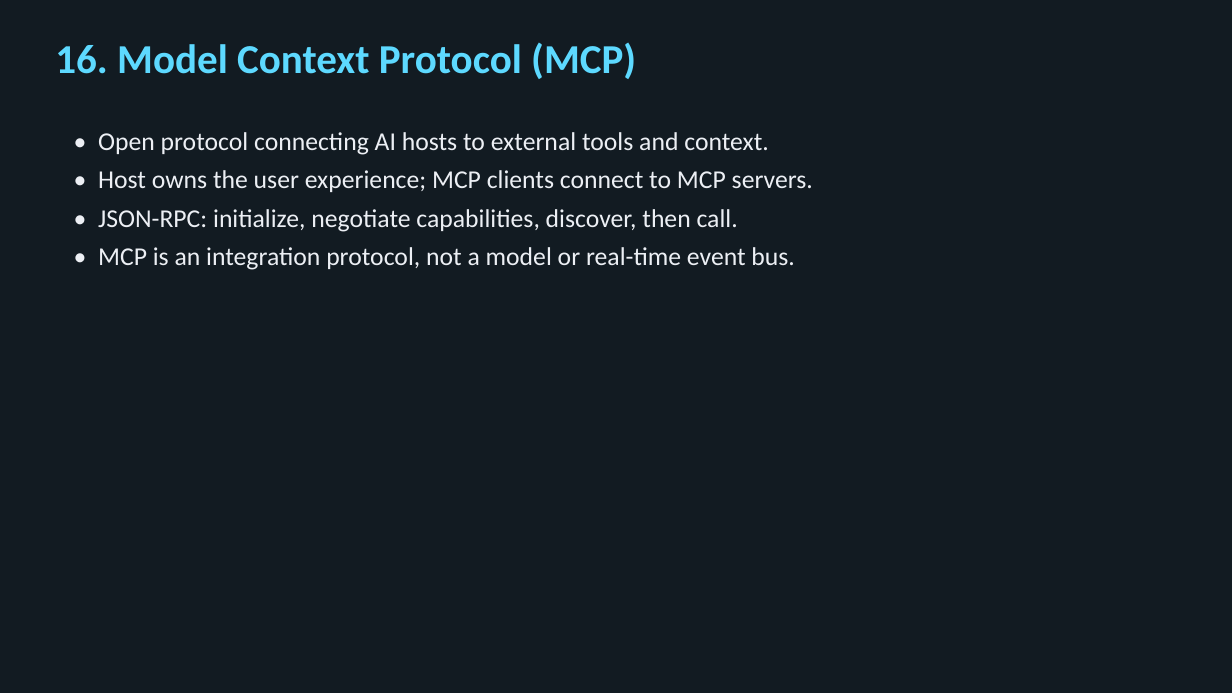
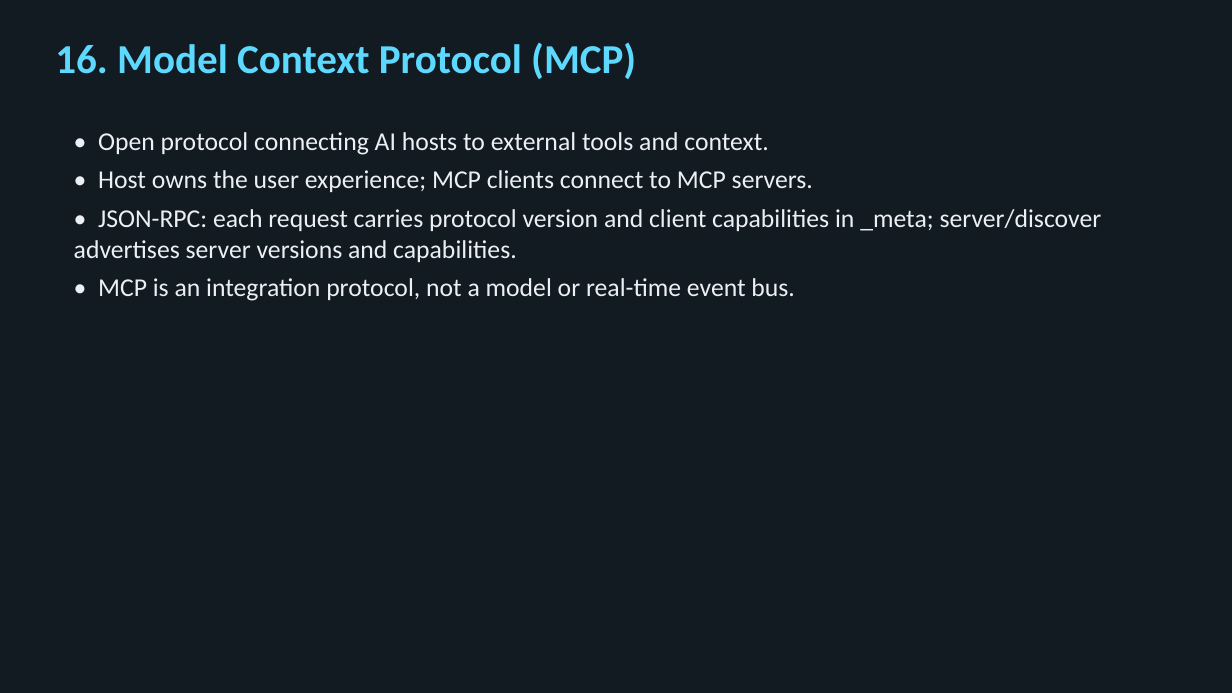
Before and after one commit to bodonnell-DePaul/webapps_week7, a slide deck: slide 52 of Week08-Slides.pptx. Drawn at 1232x693 pixels with LibreOffice and Linux fonts; fonts in the diff are those of the drawing. Boxes give left, top, right and bottom in pixels: in the first picture for what was removed or moved away, otherwise in the second. Text is boxed around its words. In the diff, an @@ line names an element or a change of style, - is before the commit and + after.

```diff
--- a/Week08-Slides.pptx
+++ b/Week08-Slides.pptx
@@ text at (74, 209, 1102, 262): text changed @@
-• JSON-RPC: initialize, negotiate capabilities, discover, then call.
+• JSON-RPC: each request carries protocol version and client capabilities in _meta; server/discover advertises server versions and capabilities.
```
Also in this commit, not shown: 2 other files.
